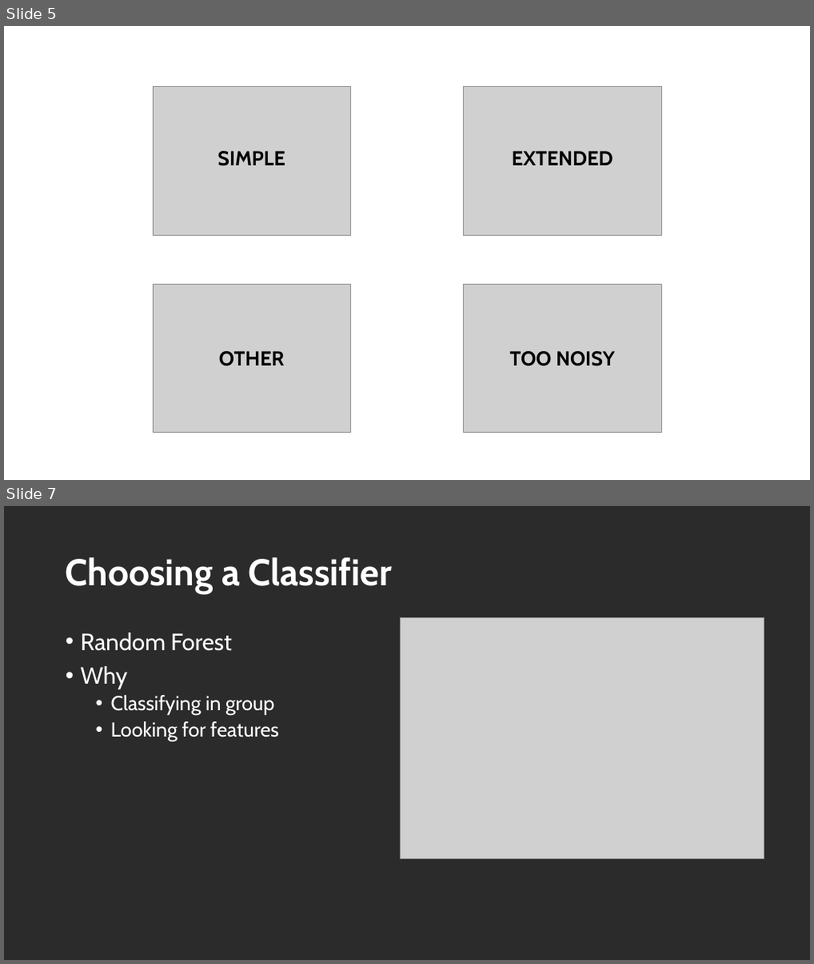
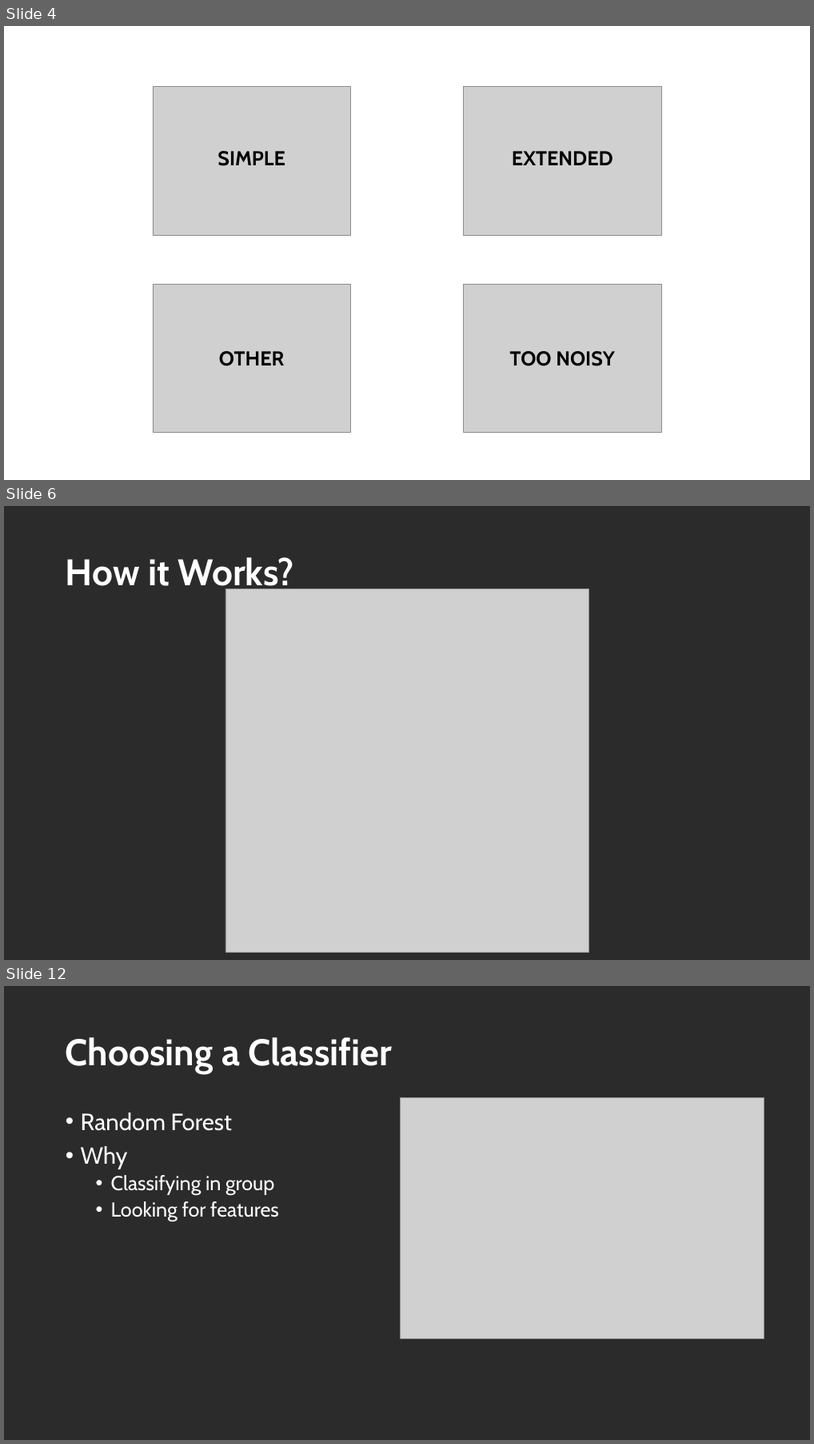
Before and after one commit to MurawskiC1/Swift-Research, a slide deck: BurstChaser.pptx. Shown one above the other, each under a label of ours: slides 5 and 7 before the commit, slides 4, 6 and 12 after it; the slides between them are not shown. The pictures are 814x964 and 814x1444 pixels, drawn with LibreOffice and Linux fonts; fonts in the diff are those of the drawing; grey boxes stand for pictures; background and template pictures are left out; a plain dark background stands for a picture behind light text. Boxes give left, top, right and bottom in pixels: in the first picture for what was removed or moved away, otherwise in the second. Text is boxed around its words. In the diff, an @@ line names an element or a change of style, - is before the commit and + after.

```diff
--- a/BurstChaser.pptx
+++ b/BurstChaser.pptx
@@ slide 6 added at (x1=4, y1=506, x2=810, y2=960), background picture (left out) @@
@@ title added at (x1=66, y1=557, x2=294, y2=594), 44 pt, text #FFFFFF, bold @@
+How it Works?
@@ picture added at (x1=226, y1=589, x2=589, y2=952) @@
@@ what was slide 5 is now slide 4 @@
@@ what was slide 7 is now slide 12 @@
```
Also in this commit, not shown: 9 other slides added, 4 slides removed, 18 other files.
